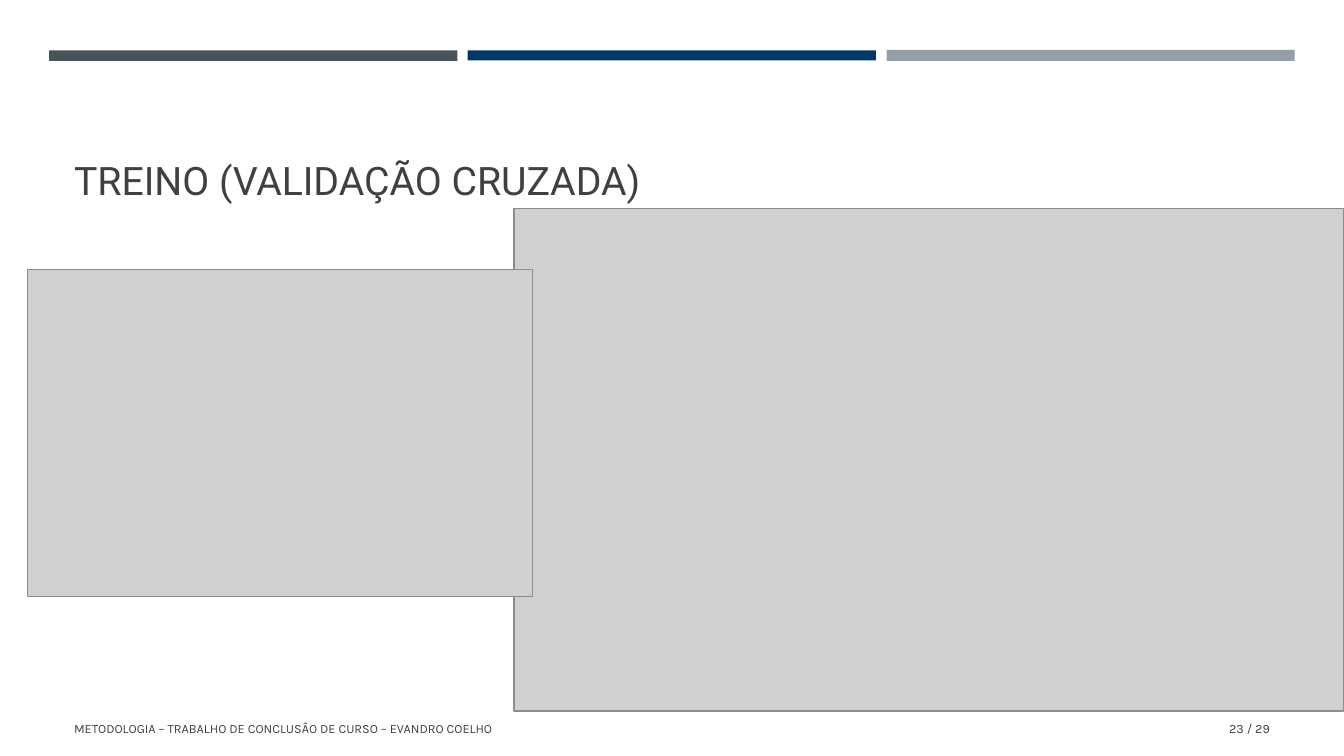
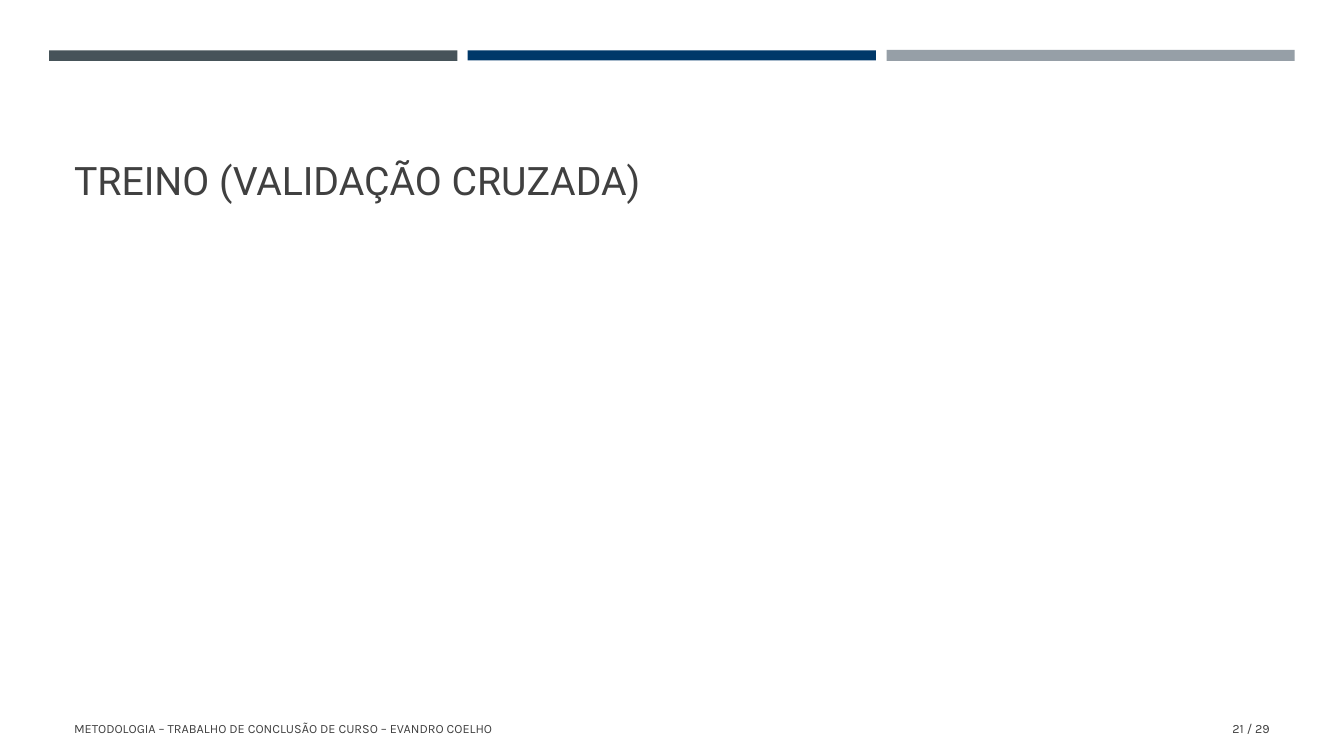
Before and after one commit to evandrorcoelho/energy-consumption-forecast, a slide deck: slide 21 of tcc_pos_graduacao_apresentacao_evandrocoelho.pptx (slide 23 before the commit). Drawn at 1344x756 pixels with LibreOffice and Linux fonts; fonts in the diff are those of the drawing; grey boxes stand for pictures. Boxes give left, top, right and bottom in pixels: in the first picture for what was removed or moved away, otherwise in the second. Text is boxed around its words. In the diff, an @@ line names an element or a change of style, - is before the commit and + after.

```diff
--- a/tcc_pos_graduacao_apresentacao_evandrocoelho.pptx
+++ b/tcc_pos_graduacao_apresentacao_evandrocoelho.pptx
@@ picture removed at (514,209,1344,712) @@
@@ picture removed at (27,270,533,597) @@
@@ page number at (1232,725,1270,733): text changed @@
-23 / 29
+21 / 29
```
Also in this commit, not shown: 12 other slides changed, 2 slides removed, 3 other files.
